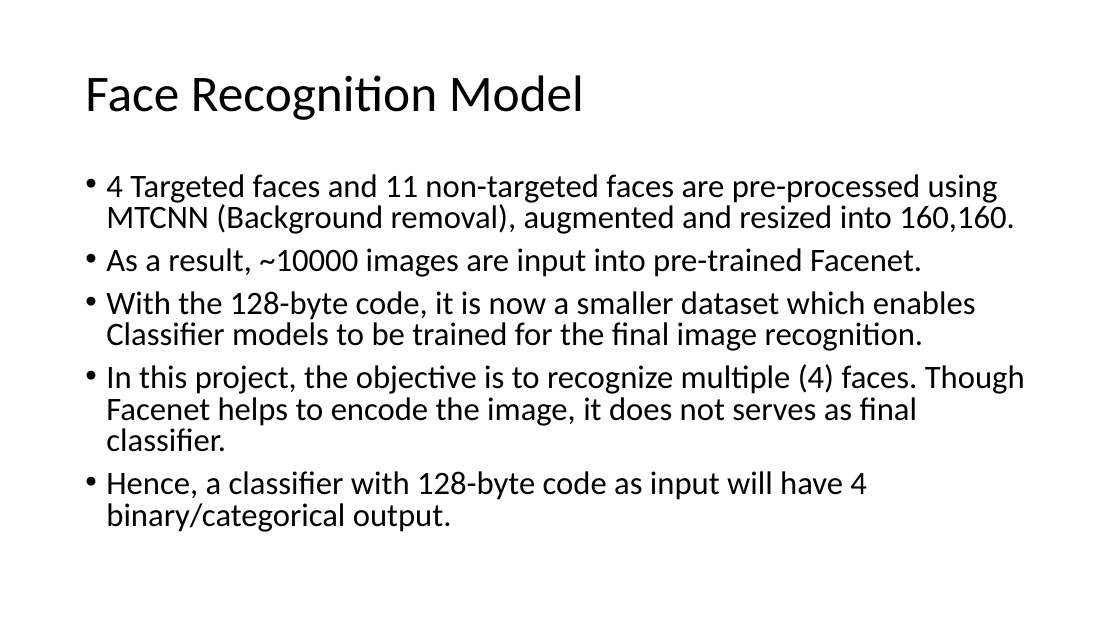
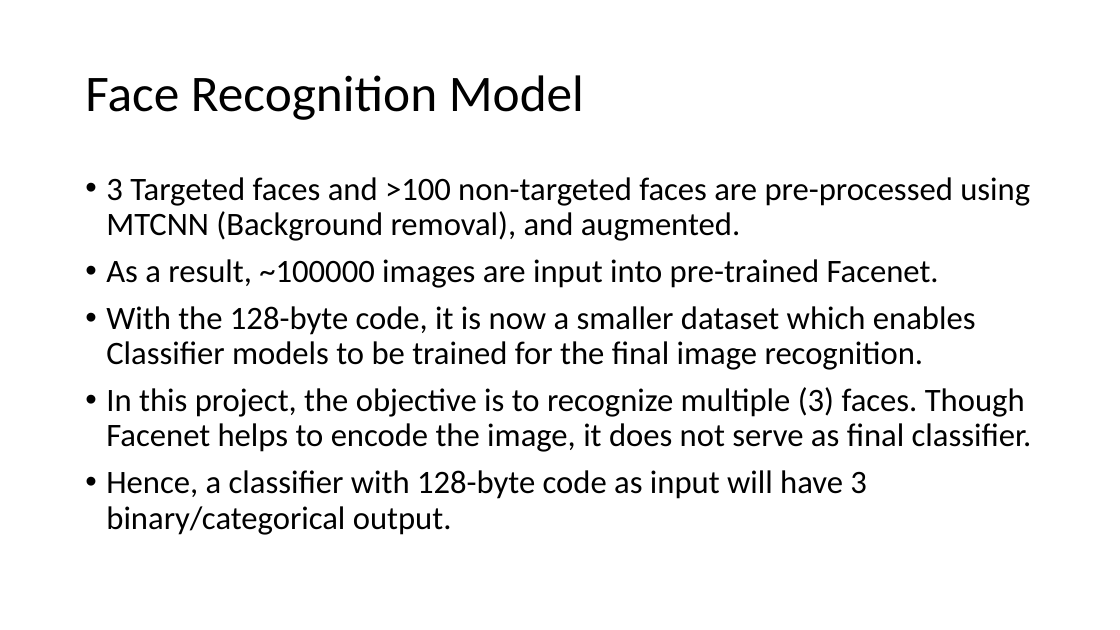
Before and after one commit to optimusium/capstone4, a slide deck: slide 30 of Face Recognition.pptx (slide 19 before the commit). Drawn at 1120x630 pixels with LibreOffice and Linux fonts; fonts in the diff are those of the drawing. Boxes give left, top, right and bottom in pixels: in the first picture for what was removed or moved away, otherwise in the second. Text is boxed around its words. In the diff, an @@ line names an element or a change of style, - is before the commit and + after.

Commit message:
update

```diff
--- a/Face Recognition.pptx
+++ b/Face Recognition.pptx
@@ text at (106,177,1030,288): text changed @@
-• 4 Targeted faces and 11 non-targeted faces are pre-processed using MTCNN (Background removal), augmented and resized into 160,160.
-• As a result, ~10000 images are input into pre-trained Facenet.
+• 3 Targeted faces and >100 non-targeted faces are pre-processed using MTCNN (Background removal), and augmented.
+• As a result, ~100000 images are input into pre-trained Facenet.
@@ text at (106,306,976,370): line spacing 0.8 to 0.9 @@
@@ text at (106,387,1032,535): text changed @@
-• In this project, the objective is to recognize multiple (4) faces. Though Facenet helps to encode the image, it does not serves as final classifier.
-• Hence, a classifier with 128-byte code as input will have 4 binary/categorical output.
+• In this project, the objective is to recognize multiple (3) faces. Though Facenet helps to encode the image, it does not serve as final classifier.
+• Hence, a classifier with 128-byte code as input will have 3 binary/categorical output.
```
Also in this commit, not shown: 6 other slides changed, 12 slides added.
